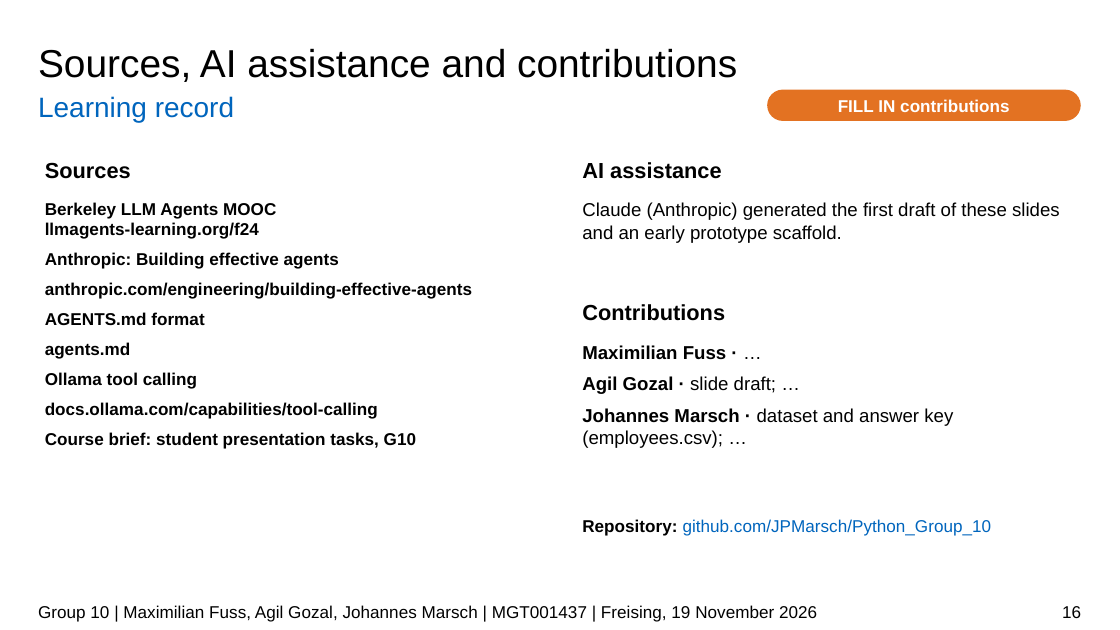
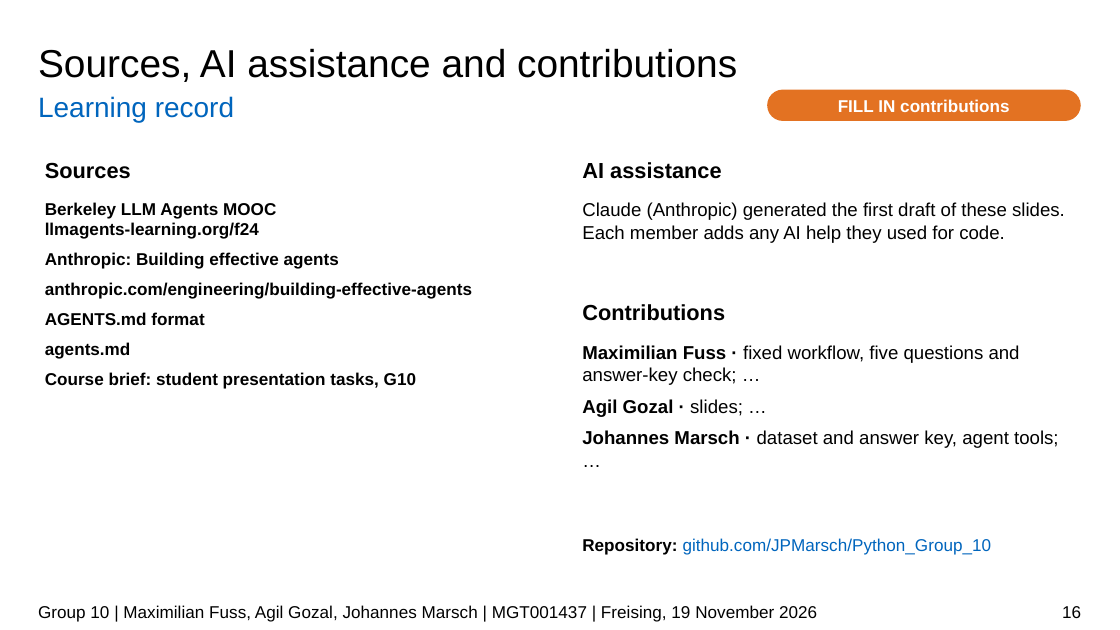
Before and after one commit to JPMarsch/Python_Group_10, a slide deck: slide 16 of presentation/G10_presentation_draft.pptx. Drawn at 1120x630 pixels with LibreOffice and Linux fonts; fonts in the diff are those of the drawing; background and template pictures are left out. Boxes give left, top, right and bottom in pixels: in the first picture for what was removed or moved away, otherwise in the second. Text is boxed around its words. In the diff, an @@ line names an element or a change of style, - is before the commit and + after.

```diff
--- a/presentation/G10_presentation_draft.pptx
+++ b/presentation/G10_presentation_draft.pptx
@@ text at (582, 202, 1065, 243): text changed @@
-Claude (Anthropic) generated the first draft of these slides and an early prototype scaffold.
+Claude (Anthropic) generated the first draft of these slides. Each member adds any AI help they used for code.
@@ text at (582, 345, 1059, 448): text changed @@
-Maximilian Fuss · …
-Agil Gozal · slide draft; …
-Johannes Marsch · dataset and answer key (employees.csv); …
+Maximilian Fuss · fixed workflow, five questions and answer-key check; …
+Agil Gozal · slides; …
+Johannes Marsch · dataset and answer key, agent tools; …
@@ text at (45, 372, 378, 419): paragraph removed @@
-Ollama tool calling
-docs.ollama.com/capabilities/tool-calling
@@ text "Repository: github.com/JPMarsch/Python_Group_10": place and size @@
-text "Repository: github.com/JPMarsch/Python_Group_10" at (582, 519, 992, 536)
+text "Repository: github.com/JPMarsch/Python_Group_10" at (582, 538, 992, 555)
```
Also in this commit, not shown: 13 other slides changed.
